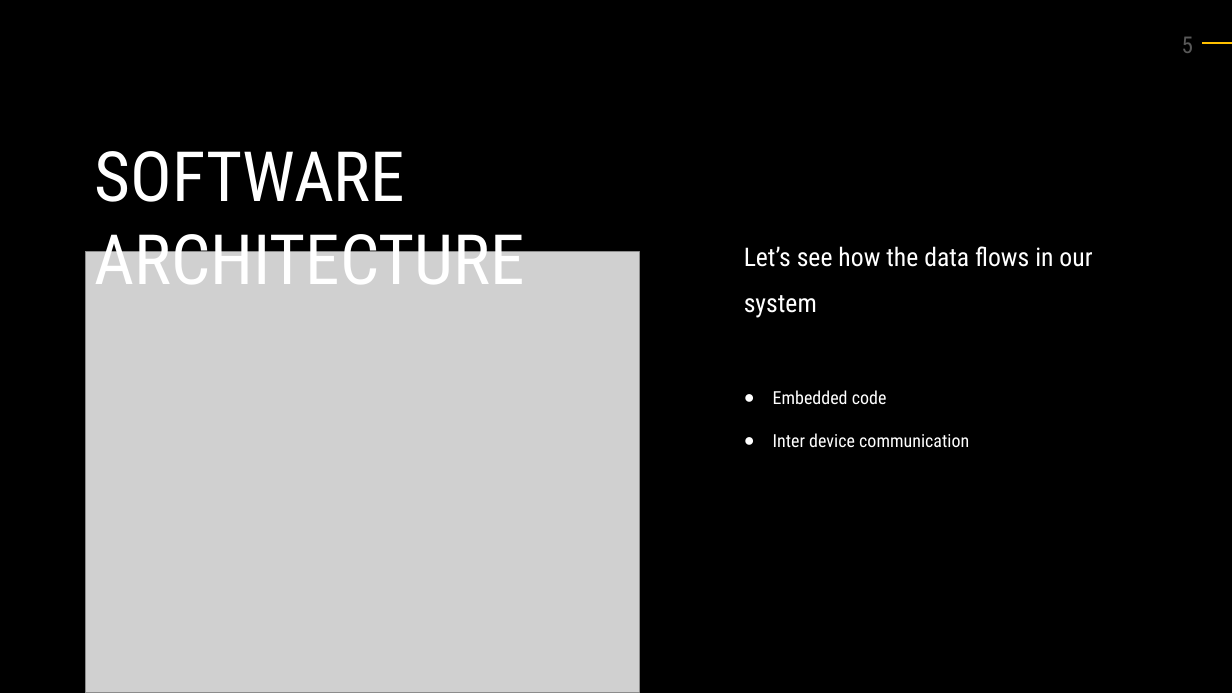
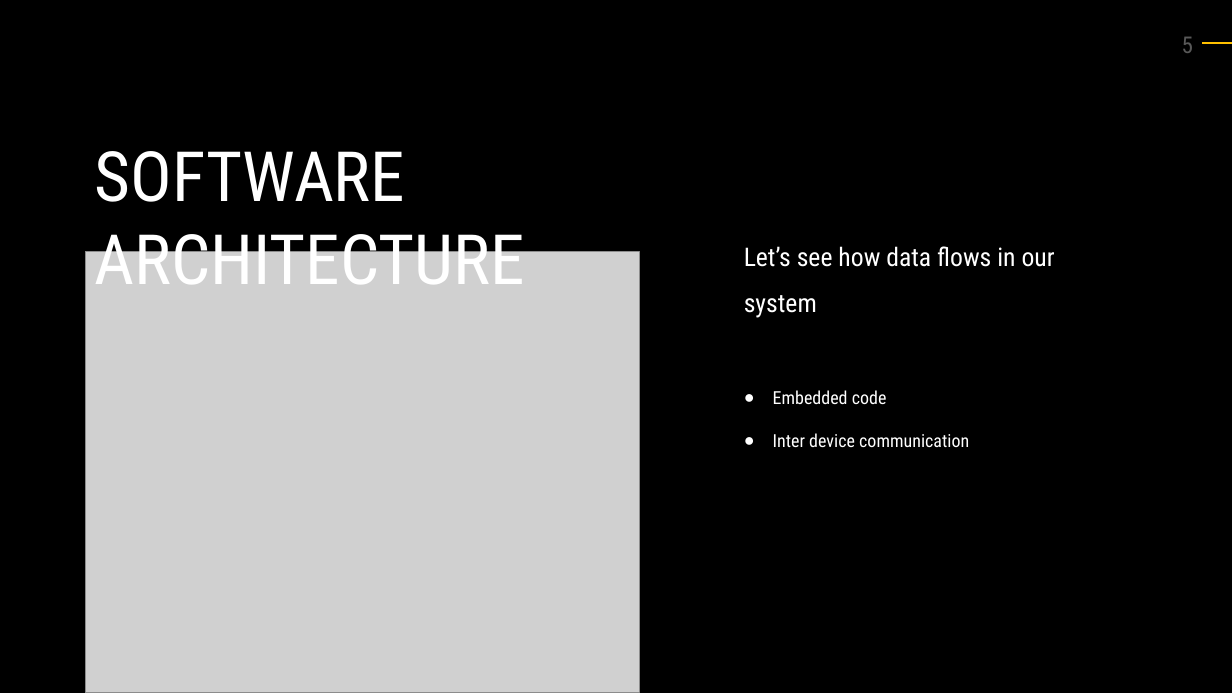
Before and after one commit to leonardopivetta/iot_laptiming, a slide deck: slide 5 of powerpoint/presentation.pptx. Drawn at 1232x693 pixels with LibreOffice and Linux fonts; fonts in the diff are those of the drawing; grey boxes stand for pictures. Boxes give left, top, right and bottom in pixels: in the first picture for what was removed or moved away, otherwise in the second. Text is boxed around its words. In the diff, an @@ line names an element or a change of style, - is before the commit and + after.

```diff
--- a/powerpoint/presentation.pptx
+++ b/powerpoint/presentation.pptx
@@ text at <box>744,246,1055,318</box>: text changed @@
-Let’s see how the data flows in our system
+Let’s see how data flows in our system
```
Also in this commit, not shown: 2 other slides changed, 1 slide added, 1 slide removed, 2 other files.
